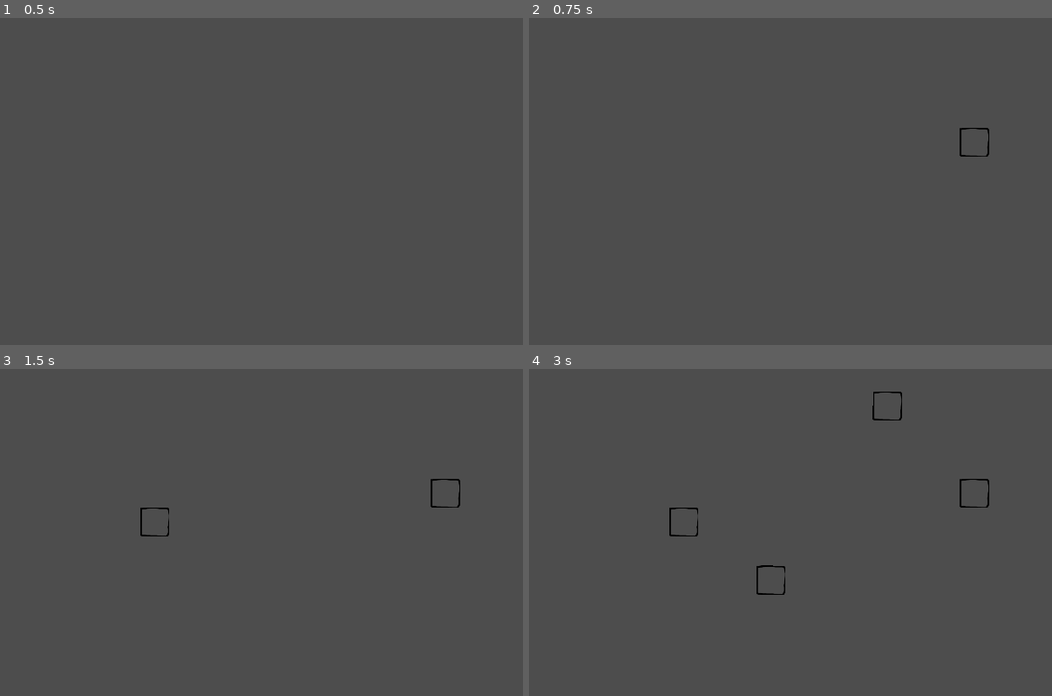
Above: before the commit, frames 1-4 (two rows, left to right).
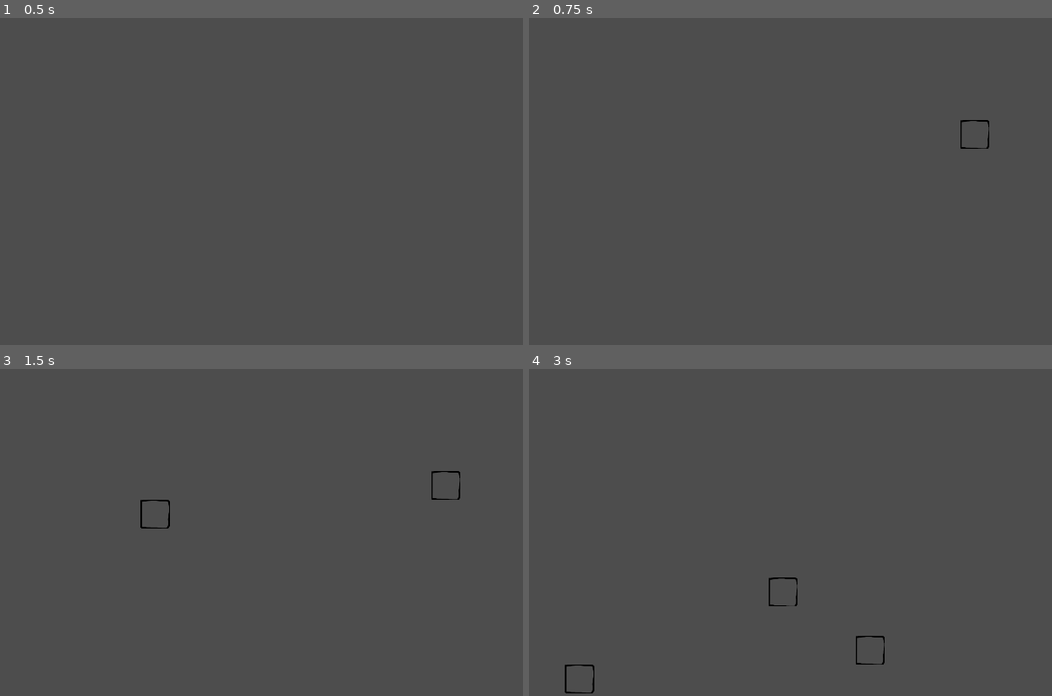
Above: after the commit, the same moments.

Repository: adotrdot/Endour-Gemastik2023
Game: Godot game, scene res://main.tscn
Same seed, same stepped clock (60 frames per second), same inputs: the game is played once before the commit and once after it.
Inputs (mouse positions are in pixels of both pictures, inside the frame that each line leads up to):
- Up to frame 1 (0.5 s): no input
- Up to frame 2 (0.75 s): tap Enter at 0.5 s; move the mouse to (968, 129) at 0.52 s; press the mouse at (968, 129) at 0.53 s
- Up to frame 3 (1.5 s): right-click (439, 480) at 0.8 s; tap Space at 1.25 s; move the mouse to (146, 519) at 1.27 s; release the mouse at (146, 519) at 1.28 s; right-click (146, 519) at 1.35 s; click (146, 519) at 1.42 s
- Up to frame 4 (3 s): tap Middle mouse button (mb_mid, bound only after the commit) at 1.55 s; tap Enter at 2 s; move the mouse to (884, 414) at 2.02 s; hold Middle mouse button (mb_mid, bound only after the commit) 2.03-2.78 s; click (884, 414) at 2.3 s; tap Space at 2.75 s; move the mouse to (780, 578) at 2.77 s; click (780, 578) at 2.85 s

Frame 1 is identical in both runs. In frame 2, 0.1% of the frame differs, in the area x 82-88%, y 31-43%; in frame 3, 0.3%; in frame 4, 0.6%, in the area x 6-88%, y 6-100%.

Commit message:
prototipe 0.1 (add mekanisme zoom & drag camera)

Diff:
--- a/Level.gd
+++ b/Level.gd
@@ -3,12 +3,7 @@
 var can_place = true
 @onready var tilemap = $TileMap
 
-# Called when the node enters the scene tree for the first time.
-func _ready():
-	pass # Replace with function body.
 
-
-# Called every frame. 'delta' is the elapsed time since the previous frame.
 func _process(delta):
 	if can_place:
 		if Input.is_action_pressed("mb_left"):
@@ -20,7 +15,7 @@
 	var mousepos : Vector2i = get_local_mouse_position()
 	var tilepos = tilemap.local_to_map(mousepos)
 	tilemap.set_cells_terrain_connect(0, [tilepos], 0, 0)
-	pass
+
 
 func remove_tile():
 	var mousepos : Vector2i = get_local_mouse_position()
@@ -30,4 +25,3 @@
 		if tilemap.get_cell_source_id(0, tile) != -1:
 			tilemap.erase_cell(0, tile)
 			tilemap.set_cells_terrain_connect(0, [tile], 0, 0)
-	pass
--- /dev/null
+++ b/cam_container.gd
@@ -0,0 +1,24 @@
+extends Node2D
+
+var is_panning = false
+@onready var camera = $Camera2D
+@export var cam_spd = 10
+
+func _ready():
+	camera.make_current()
+
+
+func _process(delta):
+	is_panning = Input.is_action_pressed("mb_mid")
+
+
+func _unhandled_input(event):
+	if event is InputEventMouseButton:
+		if event.is_pressed():
+			if event.button_index == MOUSE_BUTTON_WHEEL_UP and camera.zoom < Vector2(2,2):
+				camera.zoom += Vector2(0.1,0.1)
+			if event.button_index == MOUSE_BUTTON_WHEEL_DOWN and camera.zoom > Vector2(0.5,0.5):
+				camera.zoom -= Vector2(0.1,0.1)
+	if(event is InputEventMouseMotion):
+		if(is_panning):
+			self.global_position -= event.relative
--- a/main.tscn
+++ b/main.tscn
@@ -1,7 +1,8 @@
-[gd_scene load_steps=6 format=3 uid="uid://xxvh43pwrsxo"]
+[gd_scene load_steps=7 format=3 uid="uid://xxvh43pwrsxo"]
 
 [ext_resource type="Script" path="res://Level.gd" id="1_17kps"]
 [ext_resource type="Texture2D" uid="uid://b2ehdauqbptci" path="res://Tileset.png" id="1_oqtrh"]
+[ext_resource type="Script" path="res://cam_container.gd" id="3_ljylx"]
 
 [sub_resource type="NavigationPolygon" id="NavigationPolygon_phqxi"]
 vertices = PackedVector2Array(-40, -40, 40, -40, 40, 40, -40, 40)
@@ -161,3 +162,8 @@
 rotation = 0.00141728
 tile_set = SubResource("TileSet_w2bvw")
 format = 2
+
+[node name="cam_container" type="Node2D" parent="."]
+script = ExtResource("3_ljylx")
+
+[node name="Camera2D" type="Camera2D" parent="cam_container"]
--- a/project.godot
+++ b/project.godot
@@ -36,6 +36,11 @@
 "events": [Object(InputEventMouseButton,"resource_local_to_scene":false,"resource_name":"","device":-1,"window_id":0,"a …(236 unchanged characters)…
 ]
 }
+mb_mid={
+"deadzone": 0.5,
+"events": [Object(InputEventMouseButton,"resource_local_to_scene":false,"resource_name":"","device":-1,"window_id":0,"alt_pressed":false,"shift_pressed":false,"ctrl_pressed":false,"meta_pressed":false,"button_mask":0,"position":Vector2(0, 0),"global_position":Vector2(0, 0),"factor":1.0,"button_index":3,"pressed":false,"double_click":false,"script":null)
+]
+}
 
 [rendering]
 
